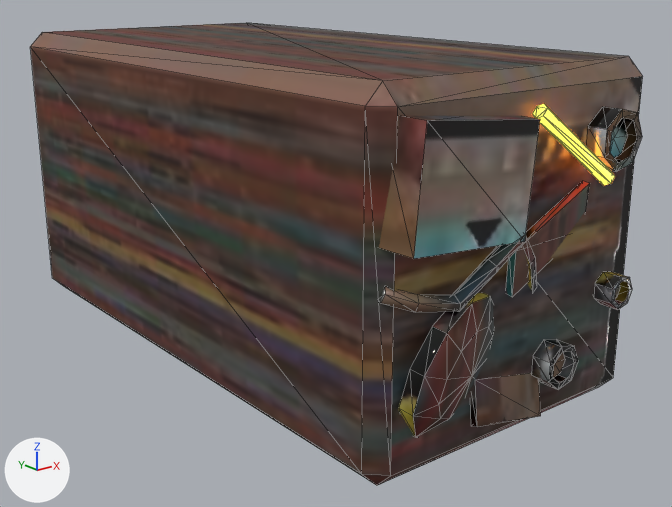
An edit to the glTF model assets/models/tile_junk.glb, drawn before and after from the same camera.
The view is the same before and after, from a 50 mm lens placed at (-1.81, -2.49, 0.75), pointed at (0.05, -0.16, -0.18). Every picture has the same lights, and +X, +Y and +Z are marked at lower left. The older version comes first. Mesh edges are drawn as thin lines. Vertices at exactly the same position are counted once.

Before the edit, the objects in view are built like this:
```python
me_bale = bpy.data.meshes.new('bale')
me_bale.from_pydata(...)  # 237 vertices, 366 faces; spans x -0.5..0.5, y -1.08..1.0, z -0.5..0.5
# faces by material slot: [346, 20]
me_bale.materials.append(mat_tile_junk_baked)
me_bale.materials.append(mat_junk_neon)  # brown #955927, glowing orange #ffaa3f
ob_tile_junk = bpy.data.objects.new('tile_junk', me_bale)
ob_tile_junk.location = (0.0, 0.0, 0.0)
```
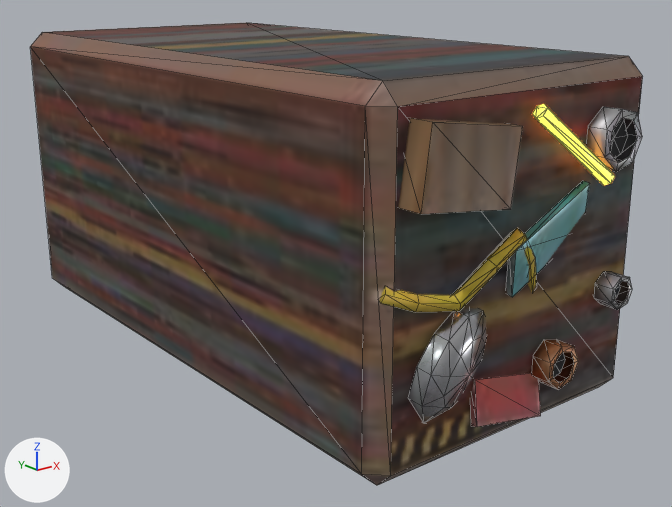
Pixel boxes (x1, y1, x2, y2) of what changed, in the pictures (672 x 507 px; the box of a moved part takes in the faces that stretch with it):
'tile_junk', reshaped, surface changed: (30, 23, 643, 485) in both
part 1 of me_bale, moved or reshaped: before (379, 116, 540, 259); after (398, 118, 523, 214)
part 2 of me_bale, moved or reshaped: before (399, 293, 494, 437); after (409, 308, 486, 423)
part 3 of me_bale, surface changed: (30, 23, 643, 485) in both

Edits to the bpy script that builds the scene:
```text
Change me_bale:
    used by ob_tile_junk; location = (0.0, 0.0, 0.0)
    remove me_bale.from_pydata(...)  # 237 vertices, 366 faces; spans x -0.5..0.5, y -1.08..1.0, z -0.5..0.5
    add me_bale.from_pydata(...)  # 237 vertices, 366 faces; spans x -0.5..0.5, y -1.07..1.0, z -0.5..0.5
    me_bale part 1: the loose piece of 8 vertices spanning x -0.48..-0.04, y -1.08..-0.92, z 0.09..0.43 is scaled about its middle by (0.797, 0.855, 0.671), then moved by (-0.01, 0.0, 0.04)
    me_bale part 2: the loose piece of 34 vertices spanning x -0.43..-0.04, y -1.07..-0.89, z -0.42..-0.02 is scaled about its middle by (0.795, 0.828, 0.795)
    me_bale part 3: texture (UV) coordinates of 366 of 366 faces, centred in x -0.5..0.5, y -1.07..0.98, z -0.5..0.5, changed; they spanned u 0.01..0.94, v 0.01..0.99 and now span u 0.01..0.99, v 0.01..0.98
```
